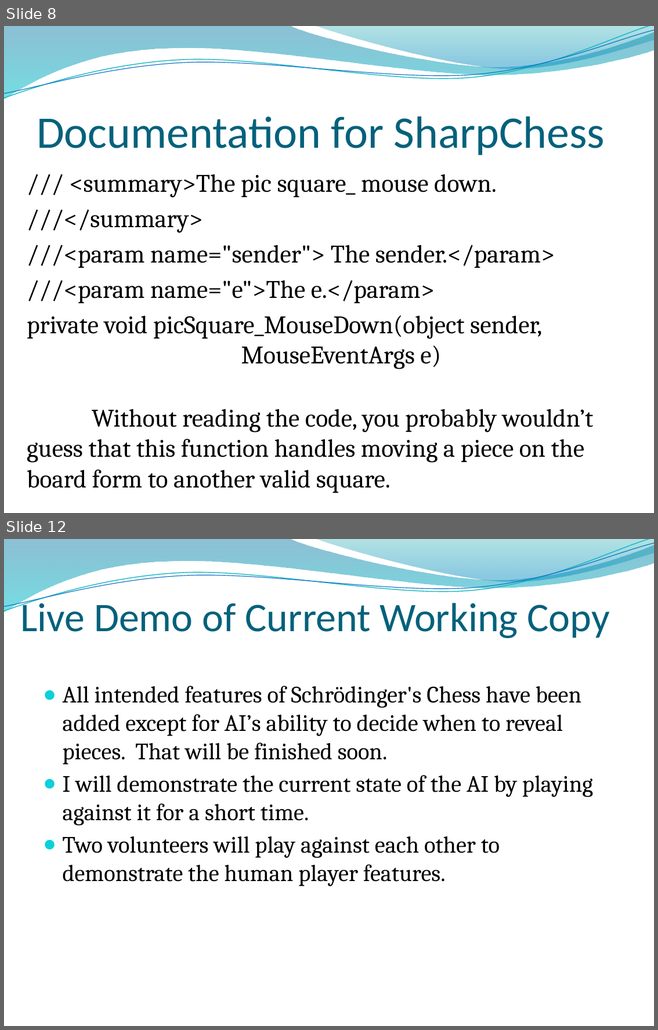
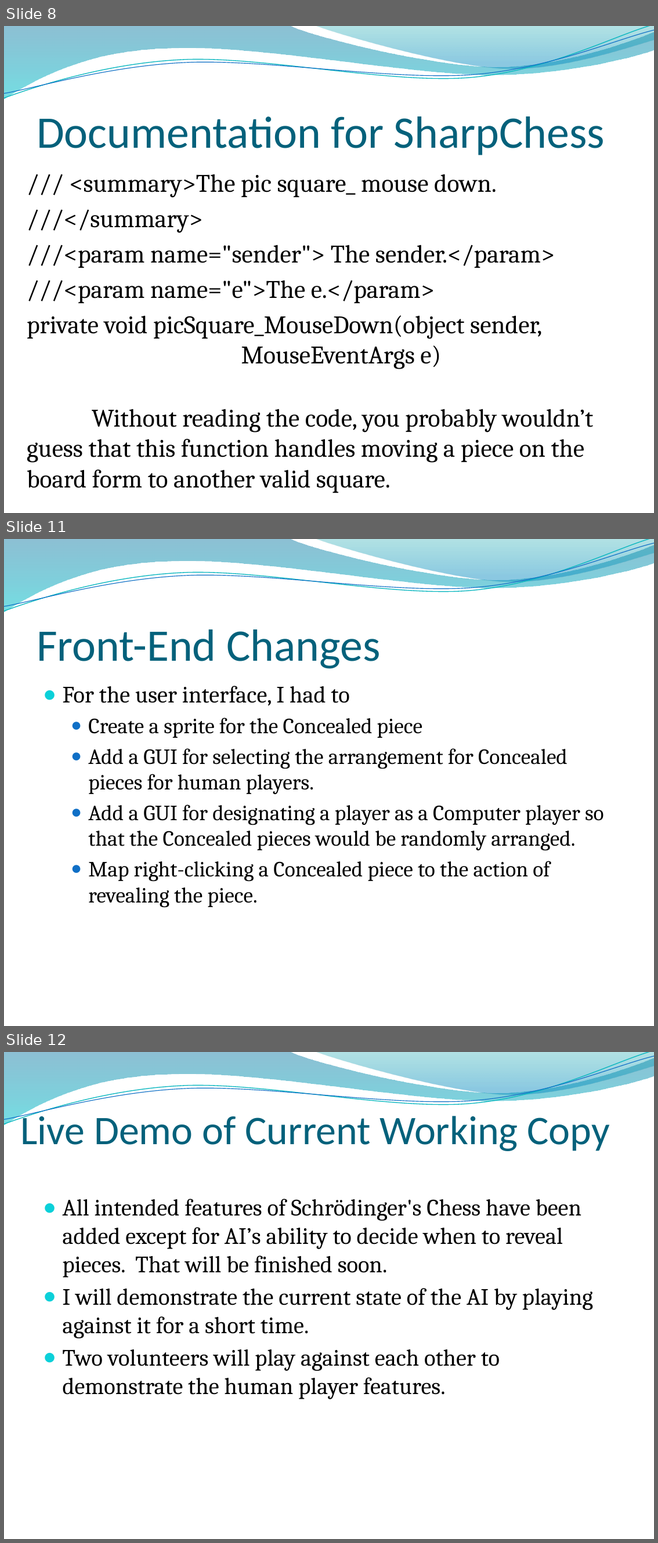
Before and after one commit to dittma75/schrodingers_chess, a slide deck: presentation/Schrödinger's Chess.pptx. Shown one above the other, each under a label of ours: slides 8 and 12 before the commit, slides 8, 11 and 12 after it; the slides between them are not shown. The pictures are 658x1030 and 658x1543 pixels, drawn with LibreOffice and Linux fonts; fonts in the diff are those of the drawing; background and template pictures are left out. Boxes give left, top, right and bottom in pixels: in the first picture for what was removed or moved away, otherwise in the second. Text is boxed around its words. In the diff, an @@ line names an element or a change of style, - is before the commit and + after.

Commit message:
Finished presentation slides.

```diff
--- a/presentation/Schrödinger's Chess.pptx
+++ b/presentation/Schrödinger's Chess.pptx
@@ slide 11 added at [4,539,654,1026], background picture (left out); not listed: 4 template elements that a slide beside it also shows @@
@@ title added at [36,629,380,669], 50 pt, text #04617B @@
+Front-End Changes
@@ text added at [63,686,604,908], 24 pt, text #000000 @@
+● For the user interface, I had to
+  ● Create a sprite for the Concealed piece
+  ● Add a GUI for selecting the arrangement for Concealed pieces for human players.
+  ● Add a GUI for designating a player as a Computer player so that the Concealed pieces would be randomly arranged.
+  ● Map right-clicking a Concealed piece to the action of revealing the piece.
```
Also in this commit, not shown: 2 slides changed, 1 slide removed.
